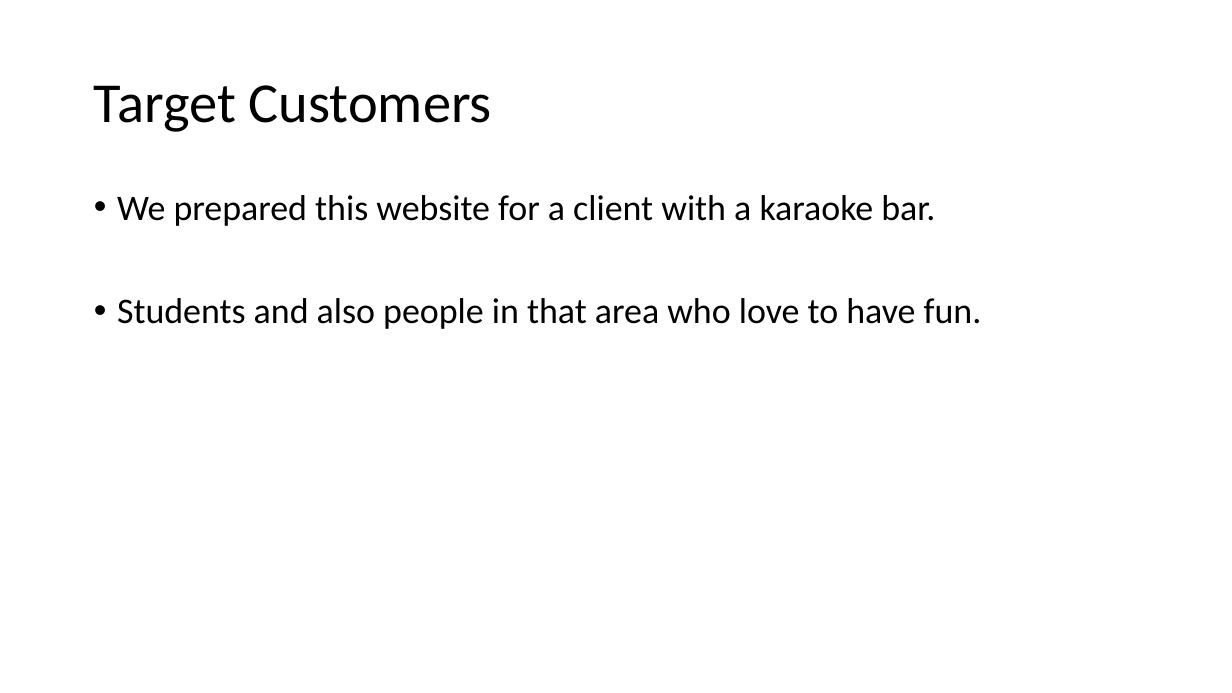
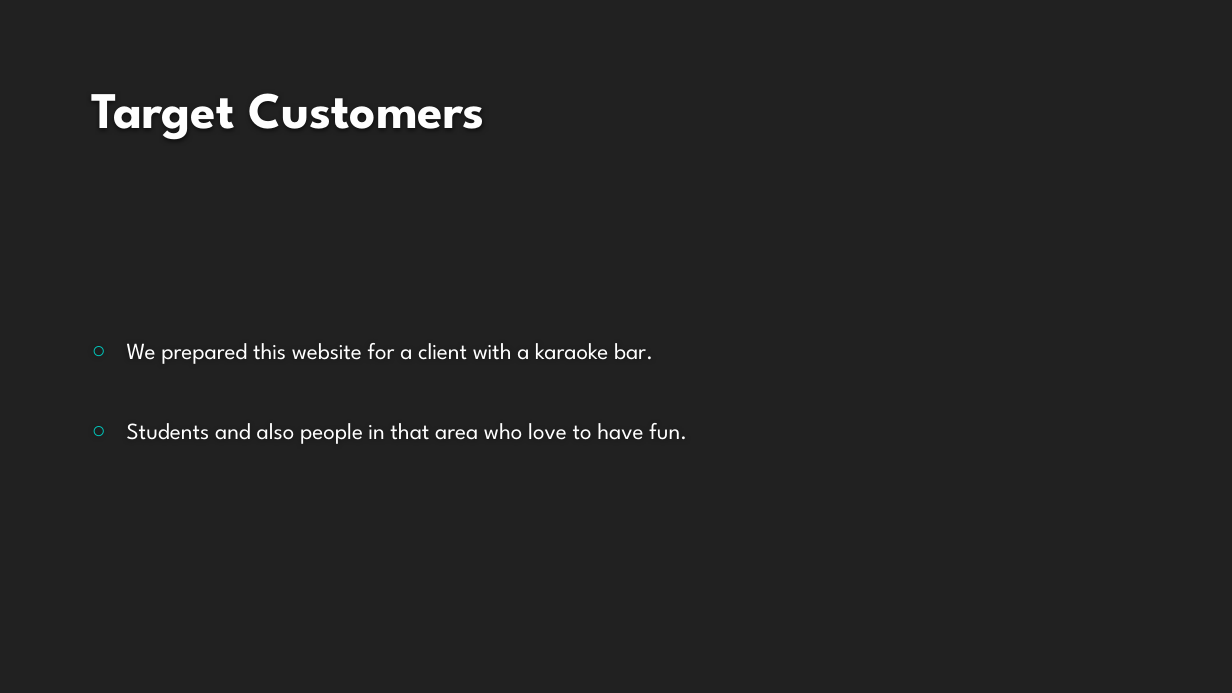
Before and after one commit to kizilelma23/CSE305_Midterm_Project, a slide deck: slide 4 of 5_Midterm_Presentation.pptx. Drawn at 1232x693 pixels with LibreOffice and Linux fonts; fonts in the diff are those of the drawing; background and template pictures are left out. Boxes give left, top, right and bottom in pixels: in the first picture for what was removed or moved away, otherwise in the second. Text is boxed around its words. In the diff, an @@ line names an element or a change of style, - is before the commit and + after.

```diff
--- a/5_Midterm_Presentation.pptx
+++ b/5_Midterm_Presentation.pptx
@@ background #FFFFFF to #212121 @@
@@ title "Target Customers": place and size @@
-title "Target Customers" at [94,85,492,132]
+title "Target Customers" at [91,93,484,140]
@@ title "Target Customers" at [91,93,484,140]: size 44 to 40 pt, font Calibri to League Spartan, text colour #000000 to #FEFEFE, bold on; line spacing 0.9 to 1; vertical alignment middle to bottom @@
@@ text "We prepared this website for ...": place and size @@
-text "We prepared this website for ..." at [117,195,982,329]
+text "We prepared this website for ..." at [127,343,687,444]
@@ text "We prepared this website for ..." at [127,343,687,444]: size 28 to 18 pt, font Calibri to League Spartan, text colour #000000 to #FFFFFF; bullet • to ○; line spacing 0.9 to 1; vertical alignment top to middle @@
```
Also in this commit, not shown: 11 other slides changed.
